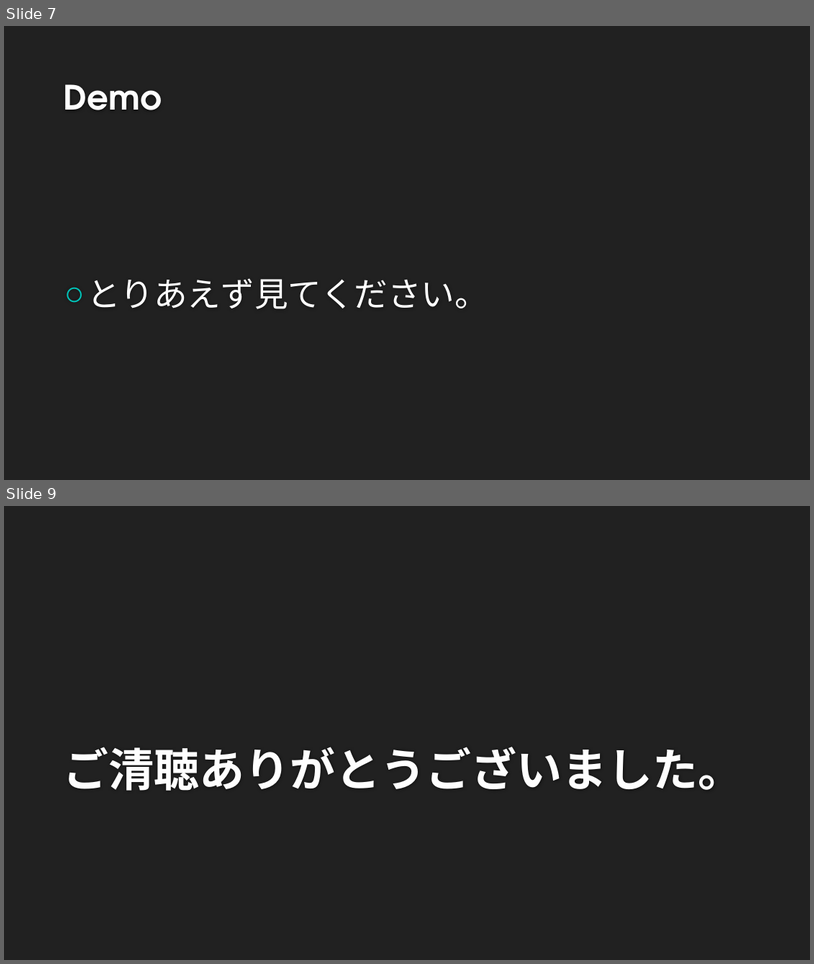
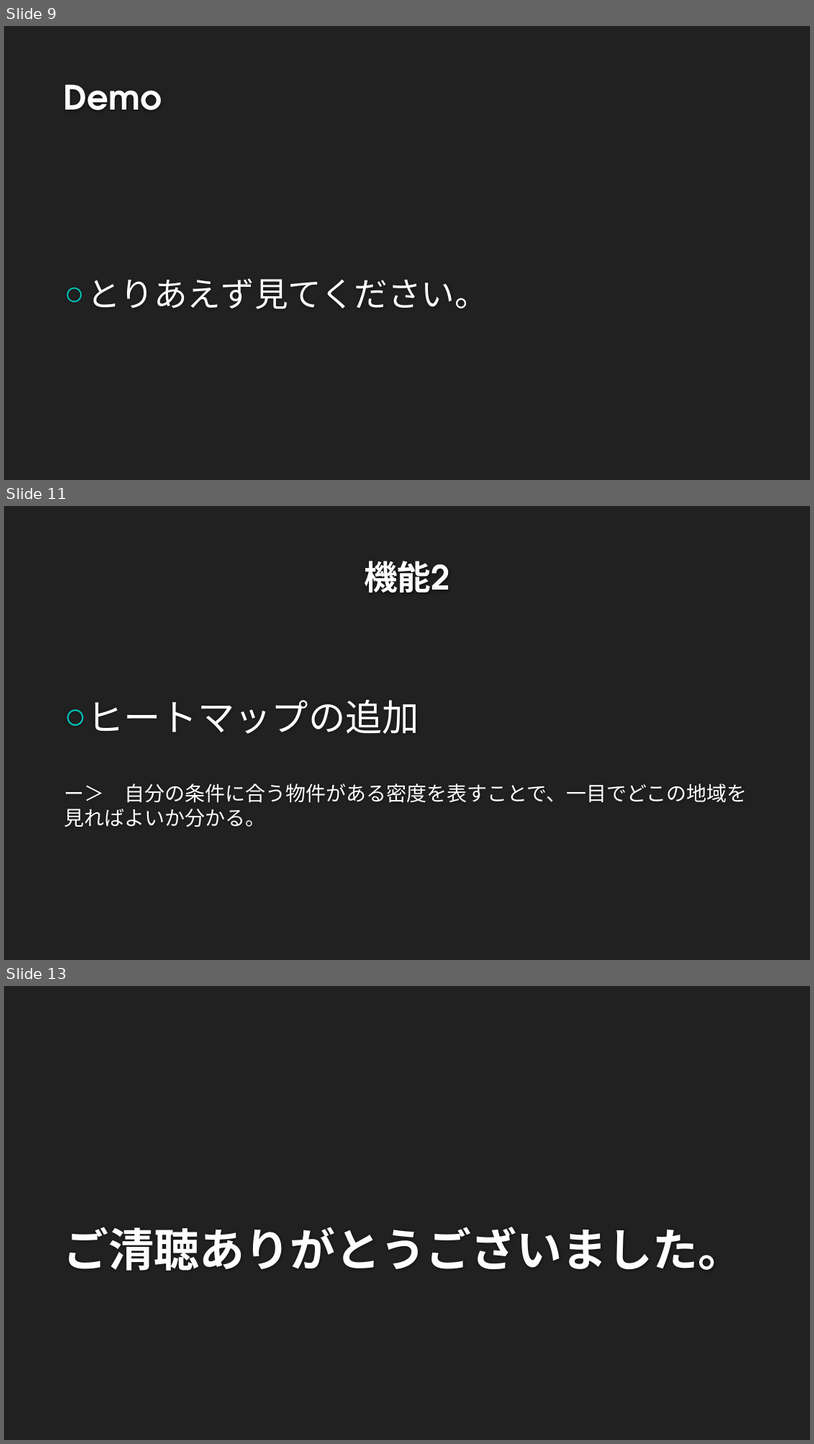
Before and after one commit to nagasakiunimori/team-a, a slide deck: intern-pre.pptx. Shown one above the other, each under a label of ours: slides 7 and 9 before the commit, slides 9, 11 and 13 after it; the slides between them are not shown. The pictures are 814x964 and 814x1444 pixels, drawn with LibreOffice and Linux fonts; fonts in the diff are those of the drawing; background and template pictures are left out. Boxes give left, top, right and bottom in pixels: in the first picture for what was removed or moved away, otherwise in the second. Text is boxed around its words. In the diff, an @@ line names an element or a change of style, - is before the commit and + after.

```diff
--- a/intern-pre.pptx
+++ b/intern-pre.pptx
@@ slide 11 added at (x1=4, y1=506, x2=810, y2=960), background #212121 @@
@@ title added at (x1=364, y1=561, x2=450, y2=592), 40 pt, text #FEFEFE, bold @@
+機能2
@@ text added at (x1=64, y1=700, x2=748, y2=826), 24 pt, text #FFFFFF @@
+○ ヒートマップの追加
+ー＞ 自分の条件に合う物件がある密度を表すことで、一目でどこの地域を 見ればよいか分かる。
@@ what was slide 7 is now slide 9 @@
@@ what was slide 9 is now slide 13 @@
```
Also in this commit, not shown: 2 slides changed, 3 other slides added, 1 other file.
